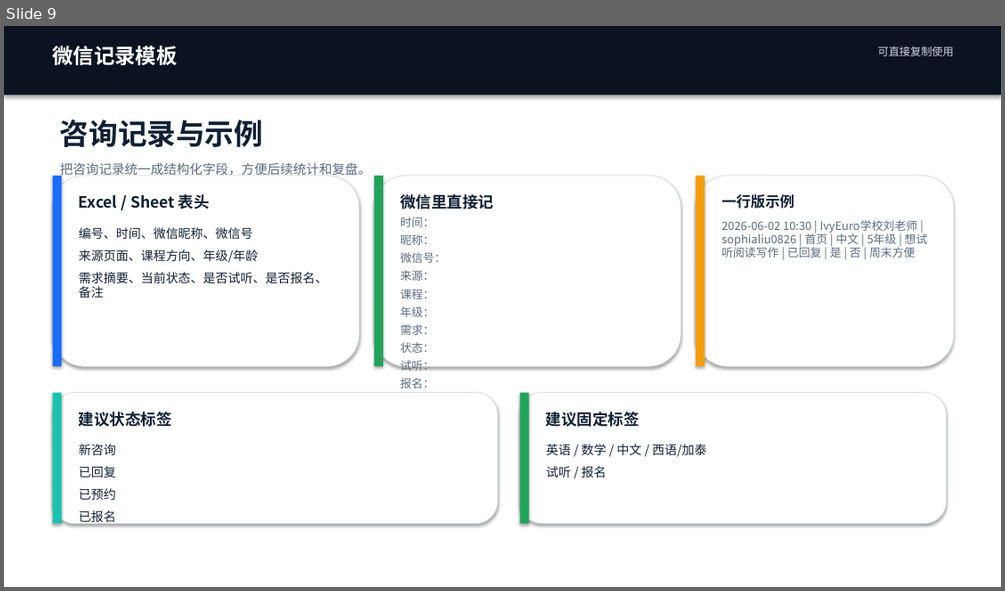
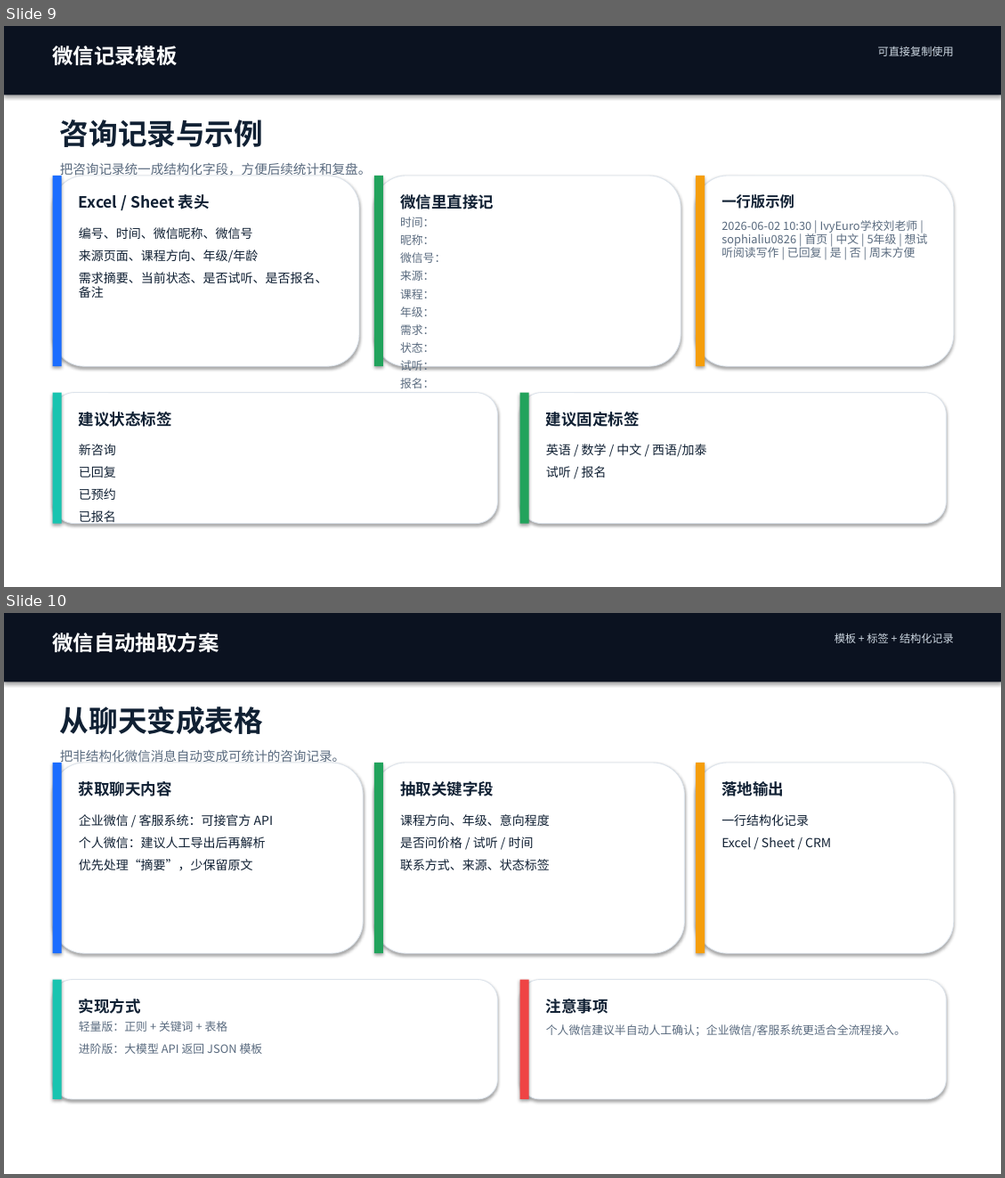
Before and after one commit to guoyunyi0417-hue/ivy-euro-education, a slide deck: IvyEuro_Education_网站改造分析报告.pptx. Shown one above the other, each under a label of ours: slide 9 before the commit, slides 9 and 10 after it. The pictures are 1005x591 and 1005x1178 pixels, drawn with LibreOffice and Linux fonts; fonts in the diff are those of the drawing. Boxes give left, top, right and bottom in pixels: in the first picture for what was removed or moved away, otherwise in the second. Text is boxed around its words. In the diff, an @@ line names an element or a change of style, - is before the commit and + after.

```diff
--- a/IvyEuro_Education_网站改造分析报告.pptx
+++ b/IvyEuro_Education_网站改造分析报告.pptx
@@ slide 10 added at <box>4,613,1001,1174</box>, background #FFFFFF @@
@@ rectangle added at <box>4,613,1001,682</box>, fill #0B1220 @@
@@ text added at <box>52,633,218,652</box>, 20 pt, text #FFFFFF, bold @@
+微信自动抽取方案
@@ text added at <box>834,633,954,643</box>, 10.5 pt, text #CCD6E0 @@
+模板 + 标签 + 结构化记录
@@ text added at <box>60,706,345,764</box>, 12.5 pt, text #5A6B7F @@
+从聊天变成表格
+把非结构化微信消息自动变成可统计的咨询记录。
@@ rounded rectangle added at <box>53,763,363,953</box>, fill #FFFFFF, outline #DCE3EB 0.75 pt @@
@@ rectangle added at <box>53,763,62,953</box>, fill #1B6DFF @@
@@ rounded rectangle added at <box>374,763,685,953</box>, fill #FFFFFF, outline #DCE3EB 0.75 pt @@
@@ rectangle added at <box>374,763,383,953</box>, fill #22A35C @@
@@ rounded rectangle added at <box>696,763,954,953</box>, fill #FFFFFF, outline #DCE3EB 0.75 pt @@
@@ rectangle added at <box>696,763,704,953</box>, fill #F59E0B @@
@@ text added at <box>79,781,172,796</box>, 15 pt, text #102033, bold @@
+获取聊天内容
@@ text added at <box>400,781,494,796</box>, 15 pt, text #102033, bold @@
+抽取关键字段
@@ text added at <box>721,781,784,796</box>, 15 pt, text #102033, bold @@
+落地输出
@@ text added at <box>79,814,273,871</box>, 12 pt, text #102033 @@
+企业微信 / 客服系统：可接官方 API
+个人微信：建议人工导出后再解析
+优先处理“摘要”，少保留原文
@@ text added at <box>400,814,550,870</box>, 12 pt, text #102033 @@
+课程方向、年级、意向程度
+是否问价格 / 试听 / 时间
+联系方式、来源、状态标签
@@ text added at <box>721,814,831,847</box>, 12 pt, text #102033 @@
+一行结构化记录
+Excel / Sheet / CRM
@@ rounded rectangle added at <box>53,980,498,1099</box>, fill #FFFFFF, outline #DCE3EB 0.75 pt @@
@@ rectangle added at <box>53,980,62,1099</box>, fill #19C4B0 @@
@@ rounded rectangle added at <box>520,980,947,1099</box>, fill #FFFFFF, outline #DCE3EB 0.75 pt @@
@@ rectangle added at <box>520,980,529,1099</box>, fill #EF4444 @@
@@ text added at <box>79,998,263,1054</box>, 11 pt, text #5A6B7F @@
+实现方式
+轻量版：正则 + 关键词 + 表格
+进阶版：大模型 API 返回 JSON 模板
@@ text added at <box>546,998,906,1036</box>, 11 pt, text #5A6B7F @@
+注意事项
+个人微信建议半自动人工确认；企业微信/客服系统更适合全流程接入。
```
Also in this commit, not shown: 1 other file.
